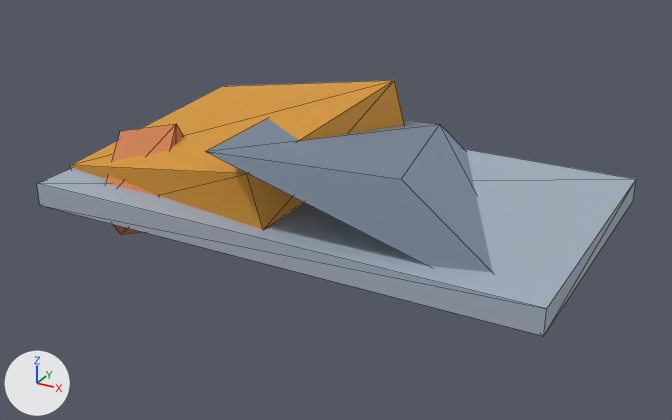
Two versions of the glTF model assets/models/ranch-house-wreck.glb, one commit apart.
Both versions are drawn from a 50 mm lens placed at (10.56, -19.32, 9.45), pointed at (0.15, -0.39, -0.01). The axes (+X, +Y, +Z) are drawn at lower left. The lights are the same throughout. The older version comes first. Mesh edges are drawn as thin lines. Vertices at exactly the same position are counted once.

Objects in the first picture: 'Root'.
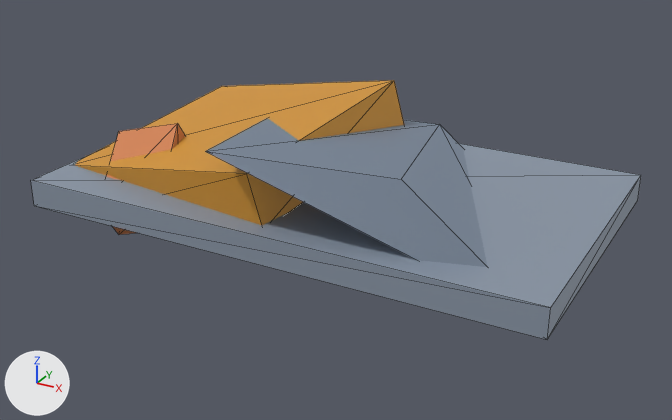
Patch to the scene script:
```diff
--- a/assets/models/ranch-house-wreck.glb.py
+++ b/assets/models/ranch-house-wreck.glb.py
@@ me_modelmesh @@
 # used by ob_root; location = (0.0, 0.0, 0.0)
-me_modelmesh.from_pydata(...)  # 30 vertices, 44 faces; spans x -6.68..6.6, y -4.29..3.95, z -1.5..2.7
-me_modelmesh.vertices[0].co = (-6.6, -3.8, 0.0)  # pixel (39, 205)
-me_modelmesh.vertices[1].co = (6.6, -3.8, 0.0)  # pixel (543, 336)
-me_modelmesh.vertices[2].co = (6.6, -3.8, 0.6)  # pixel (546, 308)
-me_modelmesh.vertices[3].co = (-6.6, -3.8, 0.6)  # pixel (36, 183)
-me_modelmesh.vertices[4].co = (6.6, 3.8, 0.0)  # pixel (633, 200)
-me_modelmesh.vertices[5].co = (-6.6, 3.8, 0.0)
-me_modelmesh.vertices[6].co = (-6.6, 3.8, 0.6)
-me_modelmesh.vertices[7].co = (6.6, 3.8, 0.6)  # pixel (636, 179)
+me_modelmesh.from_pydata(...)  # 30 vertices, 44 faces; spans x -6.7..6.7, y -4.29..3.95, z -1.5..2.7
+# me_modelmesh part 1
+me_modelmesh.vertices[0].co = (-6.7, -3.9, 0.0)  # pixel (34, 205)
+me_modelmesh.vertices[1].co = (6.7, -3.9, 0.0)  # pixel (547, 339)
+me_modelmesh.vertices[2].co = (6.7, -3.9, 0.7)  # pixel (550, 307)
+me_modelmesh.vertices[3].co = (-6.7, -3.9, 0.7)  # pixel (30, 180)
+me_modelmesh.vertices[4].co = (6.7, 3.9, 0.0)  # pixel (637, 200)
+me_modelmesh.vertices[5].co = (-6.7, 3.9, 0.0)
+me_modelmesh.vertices[6].co = (-6.7, 3.9, 0.7)
+me_modelmesh.vertices[7].co = (6.7, 3.9, 0.7)  # pixel (641, 174)
+# me_modelmesh part 2: 12 faces centred in x -6.6..6.6, y -3.8..3.8, z 0.0..0.6 are repainted in the vertex colours; the middle colour goes from light grey #a8b4c3 to greyish blue #909cac
+# other edits to the shape of me_modelmesh do not show in these pictures
 me_modelmesh.materials.append(mat_defaultvertexcolormaterial)
```

Where the change shows, as pixel boxes [x1, y1, x2, y2] in the pictures (672 x 420 px; the box of a moved part takes in the faces that stretch with it):
'Root', reshaped, recoloured: before [37, 80, 636, 336]; after [31, 80, 641, 340]
part 1 of me_modelmesh, moved or reshaped: before [37, 149, 636, 336]; after [31, 143, 641, 340]
part 2 of me_modelmesh, recoloured: [37, 149, 636, 336] in both
